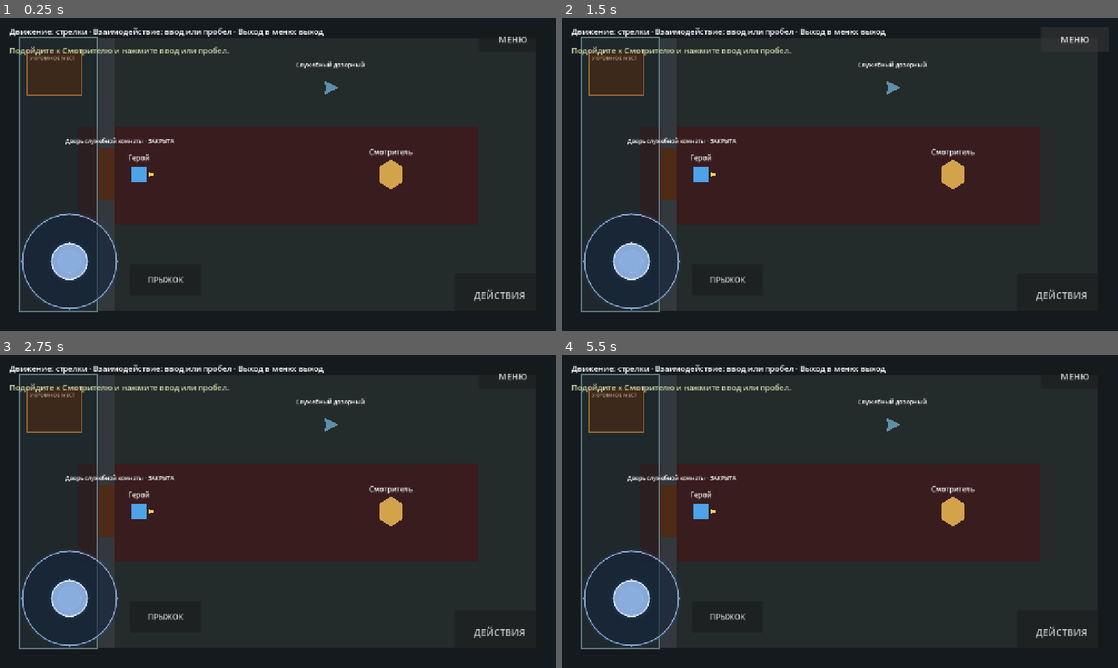
Above: before the commit, frames 1-4 (two rows, left to right).
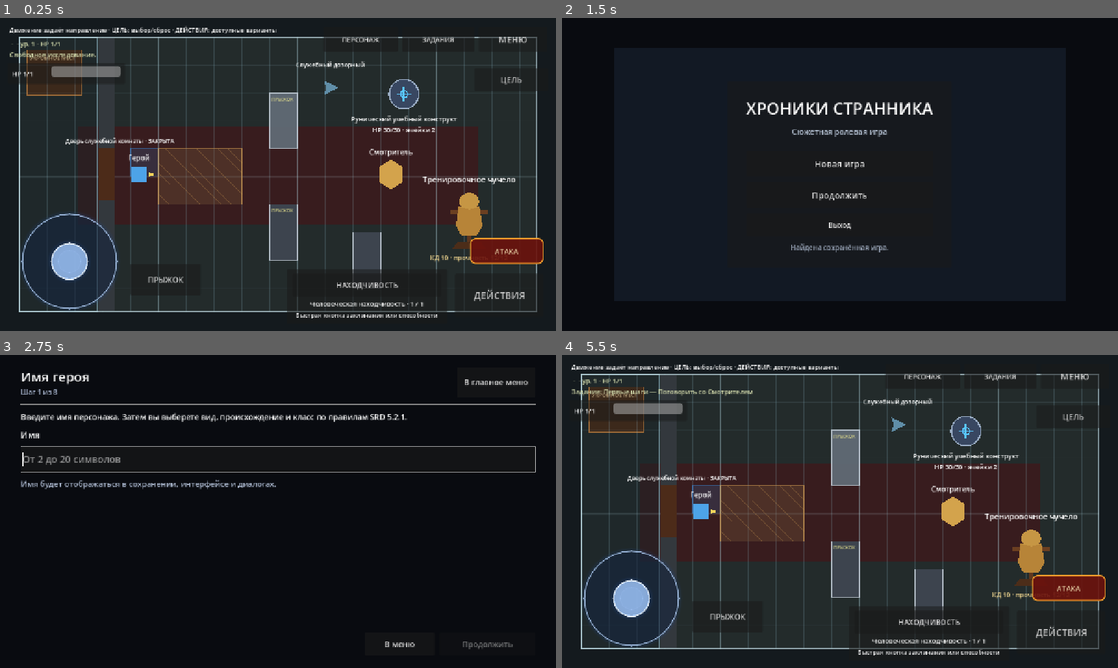
Above: after the commit, the same moments.

Repository: eretenkodaniil16-rgb/rpg-project
Game: Godot game, scene res://scenes/game/game.tscn
The game is run twice, just before and just after one commit, with the same random seed, the same clock (stepped at 60 frames per second) and the same inputs. This scene is started directly instead of the project's main scene.
Inputs (mouse positions are in pixels of both pictures, inside the frame that each line leads up to):
- Up to frame 1 (0.25 s): no input
- Up to frame 2 (1.5 s): click "ДЕЙСТВИЯ" at 0.5 s; click "МЕНЮ" at 1.25 s
- Up to frame 3 (2.75 s): click (278, 502) at 2 s, where only the run after the commit has a clickable "Новая игра"
- Up to frame 4 (5.5 s): click (1056, 383) at 2.75 s, where only the run after the commit has a clickable "В главное меню"; click (840, 502) at 3.5 s, where only the run after the commit has a clickable "Новая игра"; click (962, 642) at 4.25 s, where only the run after the commit has a clickable "В меню"; click (840, 533) at 5 s, where only the run after the commit has a clickable "Продолжить"

The runs differ from the first frame. In frame 1, 12% of the frame differs, in the area x 1-98%, y 2-96%; in frame 2, 43%; in frame 3, 72%, in the area x 1-97%, y 2-94%; in frame 4, 13%.
Error before the commit: Parse Error: Unexpected "for" in class body. (res://scripts/game/game_squad_tactical_plans_runtime.gd:56)

Commit message:
fix: восстановить корректный GDScript runtime планов

Diff:
--- a/scripts/game/game_squad_tactical_plans_runtime.gd
+++ b/scripts/game/game_squad_tactical_plans_runtime.gd
@@ -53,8 +53,8 @@
 		_squad_assignment_by_actor.erase(actor_id)
 		return
 	var actor_ids: Array[String] = []
-for member_id_value: Variant in squad_context.get("member_ids", []) as Array:
-    actor_ids.append(str(member_id_value))
+	for member_id_value: Variant in squad_context.get("member_ids", []) as Array:
+		actor_ids.append(str(member_id_value))
 	var actor_index: int = maxi(actor_ids.find(actor_id), 0)
 	var assignment: Dictionary = _squad_plans.get_actor_assignment(
 		squad_id,
